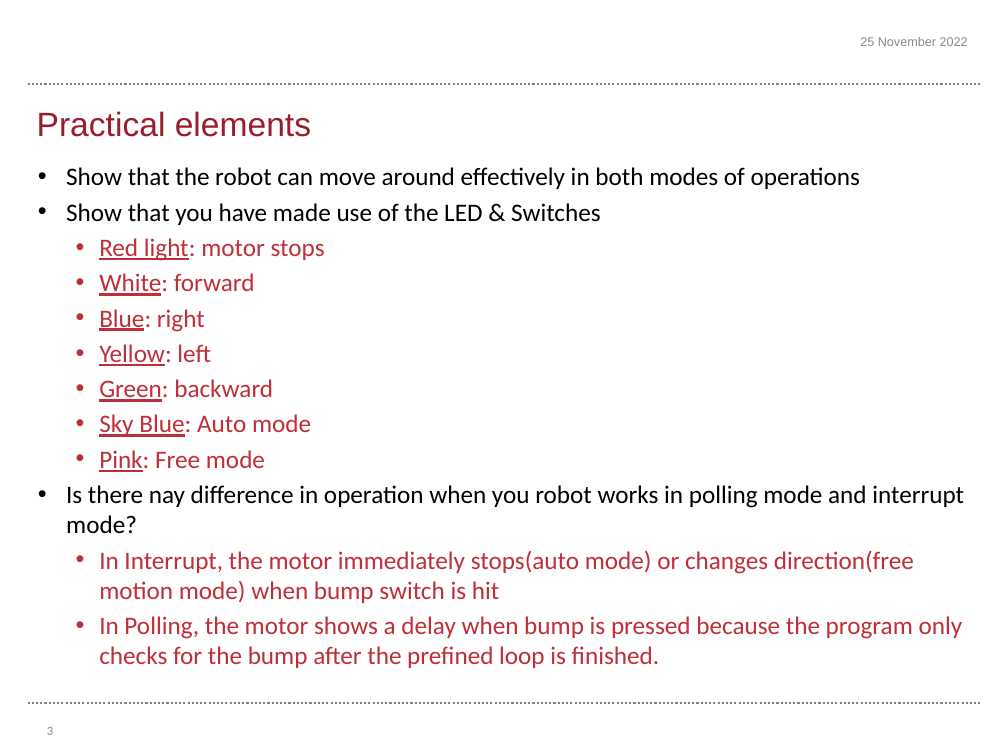
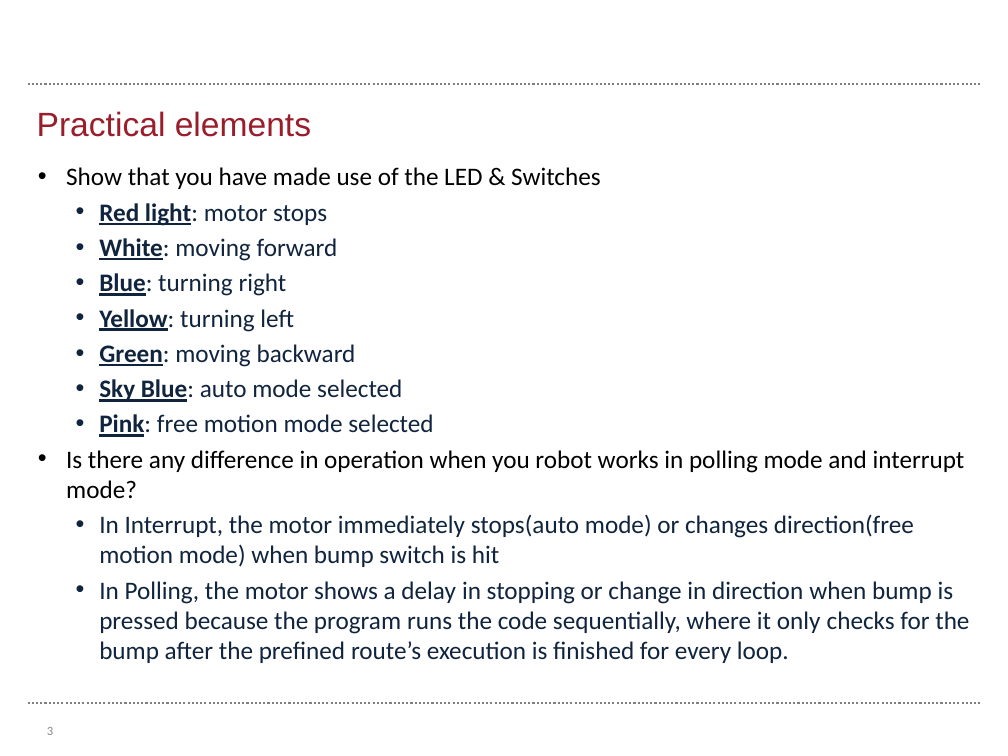
Before and after one commit to harryrrah0706/ERTS-Part-2-Task1-Final, a slide deck: slide 3 of Template final assessment - Task 1.pptx. Drawn at 1008x756 pixels with LibreOffice and Linux fonts; fonts in the diff are those of the drawing; background and template pictures are left out. Boxes give left, top, right and bottom in pixels: in the first picture for what was removed or moved away, otherwise in the second. Text is boxed around its words. In the diff, an @@ line names an element or a change of style, - is before the commit and + after.

```diff
--- a/Template final assessment - Task 1.pptx
+++ b/Template final assessment - Task 1.pptx
@@ text removed at (860,37,968,46) @@
-25 November 2022
@@ text at (66,167,861,189): paragraph removed @@
-• Show that the robot can move around effectively in both modes of operations
@@ text at (99,203,914,567): text colour #BF2F37 to #0F243E in "Red light: motor stops", "In Interrupt, the motor immediately stops(auto mode) ..."; bold on in "Red light:" @@
@@ text at (66,238,965,498): text changed; text colour #000000 to #0F243E @@
-  • White: forward
-  • Blue: right
-  • Yellow: left
-  • Green: backward
-  • Sky Blue: Auto mode
-  • Pink: Free mode
-• Is there nay difference in operation when you robot works in polling mode and interrupt mode?
+  • White: moving forward
+  • Blue: turning right
+  • Yellow: turning left
+  • Green: moving backward
+  • Sky Blue: auto mode selected
+  • Pink: free motion mode selected
+• Is there any difference in operation when you robot works in polling mode and interrupt mode?
@@ text at (99,581,969,663): text changed; text colour #BF2F37 to #0F243E @@
-  • In Polling, the motor shows a delay when bump is pressed because the program only checks for the bump after the prefined loop is finished.
+  • In Polling, the motor shows a delay in stopping or change in direction when bump is pressed because the program runs the code sequentially, where it only checks for the bump after the prefined route’s execution is finished for every loop.
```
Also in this commit, not shown: 3 other slides changed, 3 slides added, 3 slides removed, 1 other file.
